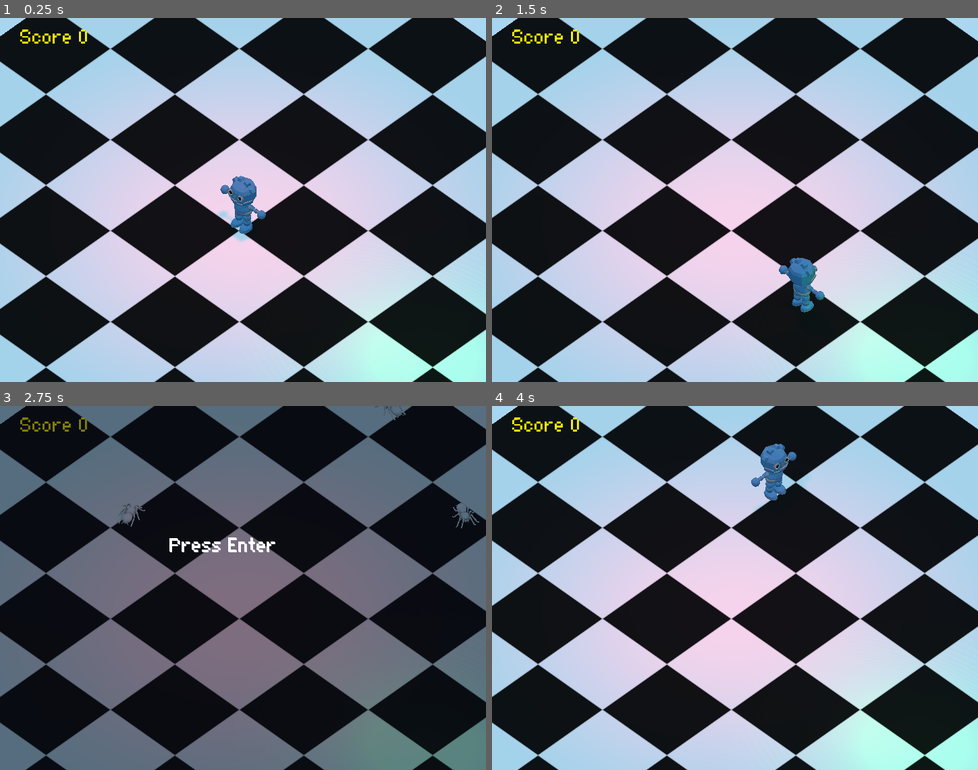
Above: before the commit, frames 1-4 (two rows, left to right).
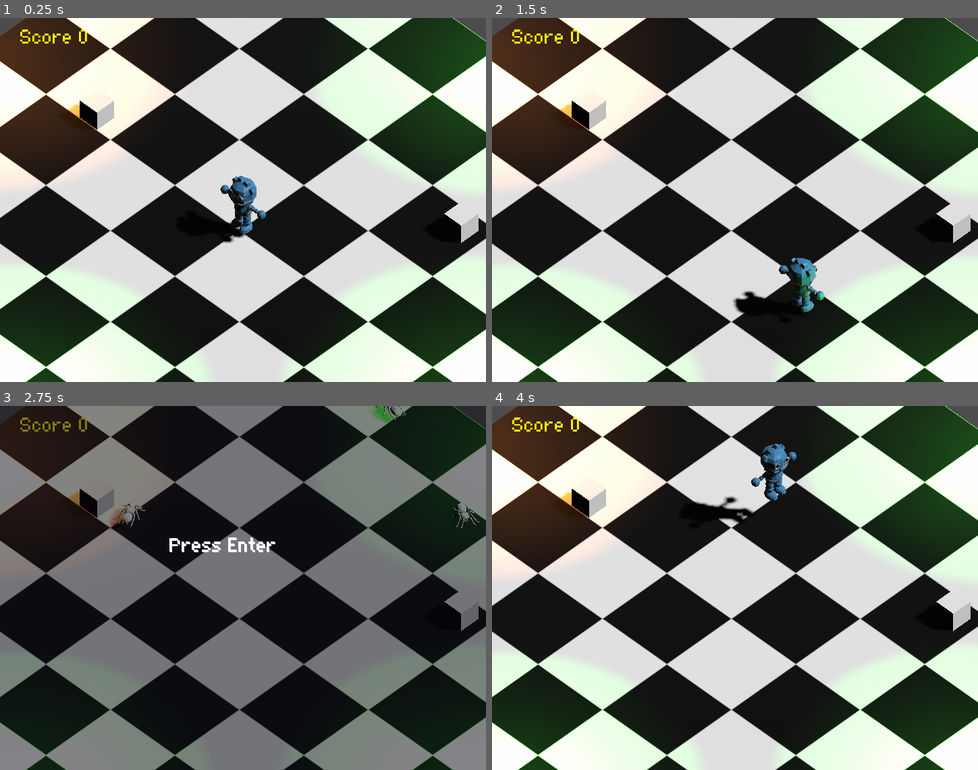
Above: after the commit, the same moments.

Repository: doguigc/Haunted-Mansion-Prototype
Game: Godot game, scene res://Main.tscn
Two runs of this game, one before a commit and one after it. Both use one fixed random seed, a clock stepped at 60 frames per second and the inputs below.
Inputs:
- Up to frame 1 (0.25 s): no input
- Up to frame 2 (1.5 s): tap Enter (ui_accept) at 0.5 s; hold D (move_right) 0.53-1.28 s; tap Space (jump) at 0.77 s; hold S (move_back) from 1.28 s (still down)
- Up to frame 3 (2.75 s): tap Space (jump) at 1.52 s; release S (move_back) at 2.03 s; hold D (move_right) from 2.03 s (still down)
- Up to frame 4 (4 s): tap Enter (ui_accept) at 2.75 s; release D (move_right) at 2.78 s; hold Up (move_forward) 2.78-3.53 s; tap Space (jump) at 3.02, 3.77 s; hold Left (move_left) from 3.53 s (still down)

The runs differ from the first frame. In frame 1, 43% of the frame differs, in the area x 0-100%, y 0-100%; in frame 2, 44%; in frame 3, 20%; in frame 4, 43%.

Commit message:
Luces y Cajas

Diff:
--- a/HauntedMansionGODOT/Main.tscn
+++ b/HauntedMansionGODOT/Main.tscn
@@ -13,6 +13,8 @@
 [sub_resource type="CubeMesh" id=2]
 size = Vector3( 60, 2, 60 )
 
+[sub_resource type="CubeMesh" id=9]
+
 [sub_resource type="CylinderMesh" id=3]
 
 [sub_resource type="SpatialMaterial" id=4]
@@ -23,6 +25,8 @@
 "points": PoolVector3Array( 0, 0, 0, 0, 0, 0, -28.612, -2.23975, 28.3416, 0, 0, 0, 0, 0, 0, -27.9972, -2.86067, -27.818 …(189 unchanged characters)…
 "tilts": PoolRealArray( 0, 0, 0, 0, 0, 0 )
 }
+
+[sub_resource type="Environment" id=8]
 
 [sub_resource type="DynamicFont" id=6]
 size = 26
@@ -47,6 +51,16 @@
 mesh = SubResource( 2 )
 material/0 = ExtResource( 4 )
 
+[node name="caja" type="MeshInstance" parent="Ground"]
+transform = Transform( 1, 0, 0, 0, 1, 0, 0, 0, 1, -17.6491, 2.00307, -1.03749 )
+mesh = SubResource( 9 )
+material/0 = null
+
+[node name="caja2" type="MeshInstance" parent="Ground"]
+transform = Transform( 1, 0, 0, 0, 1, 0, 0, 0, 1, 12.8713, 2.00307, -12.9159 )
+mesh = SubResource( 9 )
+material/0 = null
+
 [node name="Player" parent="." instance=ExtResource( 1 )]
 transform = Transform( 2.99985, -0.0300017, 0, 0.0299892, 2.9986, 0.0864339, -0.00086439, -0.0864295, 2.99875, -0.0374391, -3.46019, -0.0633526 )
 
@@ -54,7 +68,7 @@
 transform = Transform( 0.707107, 0, 0.707107, 0, 1, 0, -0.707107, 0, 0.707107, 0, 0, 0 )
 
 [node name="Camera" type="Camera" parent="CameraPivot"]
-transform = Transform( 1, 0, 0, 0, 0.707107, 0.707107, 0, -0.707107, 0.707107, 0, 25, 25 )
+transform = Transform( 1, 0, 0, 0, 0.707107, 0.707107, 0, -0.707107, 0.707106, 0, 25, 25 )
 projection = 1
 current = true
 fov = 44.8
@@ -96,20 +110,36 @@
 
 [node name="Lights" type="Spatial" parent="."]
 
-[node name="SpotLight" type="SpotLight" parent="Lights"]
-transform = Transform( 1, 0, 0, 0, -4.37114e-08, 1, 0, -1, -4.37114e-08, 0, 25, 0 )
-light_color = Color( 0.972549, 0.133333, 0.133333, 1 )
-light_energy = 1.146
+[node name="OmniLight" type="OmniLight" parent="Lights"]
+transform = Transform( 1, 0, 0, 0, 1, 0, 0, 0, 1, 27.1774, 0, 0 )
+light_color = Color( 0.270588, 0.913725, 0.219608, 1 )
+light_energy = 16.0
+omni_range = 16.952
+
+[node name="OmniLight3" type="OmniLight" parent="Lights"]
+transform = Transform( 1, 0, 0, 0, 1, 0, 0, 0, 1, 1.12458, 0, -29.2822 )
+light_color = Color( 0.270588, 0.913725, 0.219608, 1 )
+light_energy = 16.0
+omni_range = 16.952
+
+[node name="OmniLight4" type="OmniLight" parent="Lights"]
+transform = Transform( 1, 0, 0, 0, 1, 0, 0, 0, 1, 1.12458, 0, 27.3279 )
+light_color = Color( 0.270588, 0.913725, 0.219608, 1 )
+light_energy = 16.0
+omni_range = 16.952
+
+[node name="OmniLight2" type="OmniLight" parent="Lights"]
+transform = Transform( 1, 0, 0, 0, 1, 0, 0, 0, 1, -29.0282, 0, 0 )
+light_color = Color( 0.913725, 0.529412, 0.219608, 1 )
+light_energy = 16.0
+omni_range = 16.952
+
+[node name="DirectionalLight" type="DirectionalLight" parent="Lights"]
+transform = Transform( 0.850715, -0.0867443, 0.518421, -0.497009, -0.453752, 0.739656, 0.171074, -0.886896, -0.429127, 0, 10.8153, 0 )
 shadow_enabled = true
-spot_range = 45.715
-spot_attenuation = 0.68302
-spot_angle = 40.05
 
-[node name="OmniLight" type="OmniLight" parent="Lights"]
-transform = Transform( 1, 0, 0, 0, 1, 0, 0, 0, 1, 21.0517, 0, 0 )
-light_color = Color( 0.270588, 0.913725, 0.219608, 1 )
-shadow_enabled = true
-omni_range = 16.952
+[node name="WorldEnvironment" type="WorldEnvironment" parent="Lights"]
+environment = SubResource( 8 )
 
 [node name="UserInterface" type="Control" parent="."]
 anchor_right = 1.0
Not shown: 1 places in HauntedMansionGODOT/Main.tscn that only renumber resources
